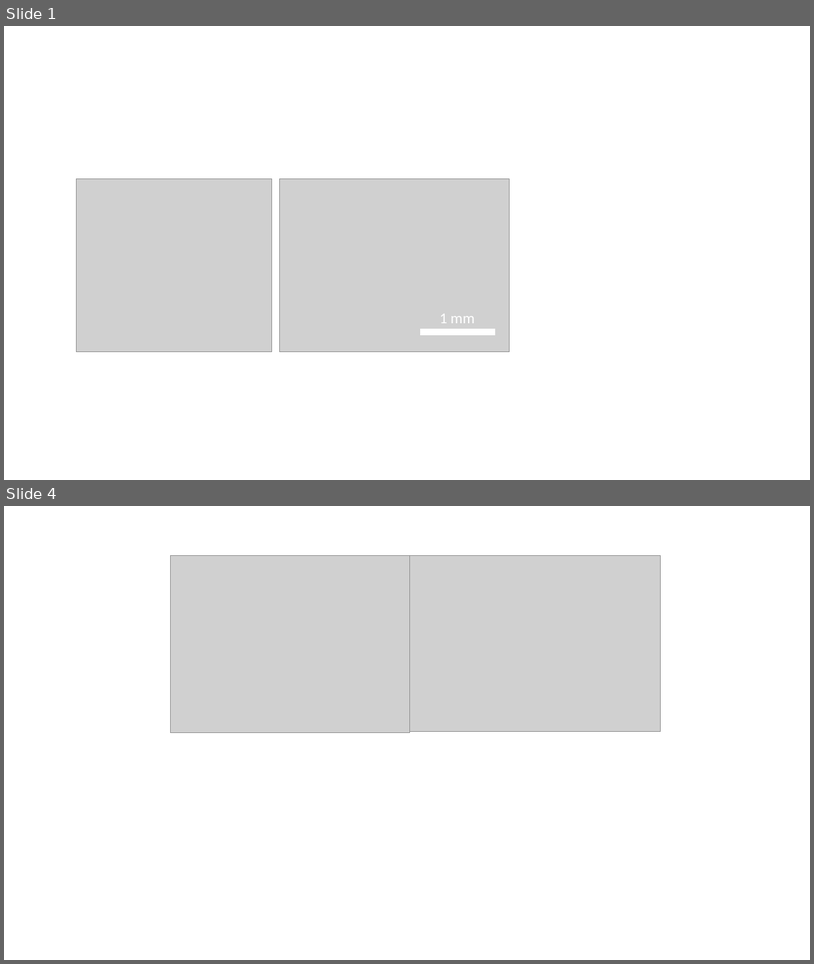
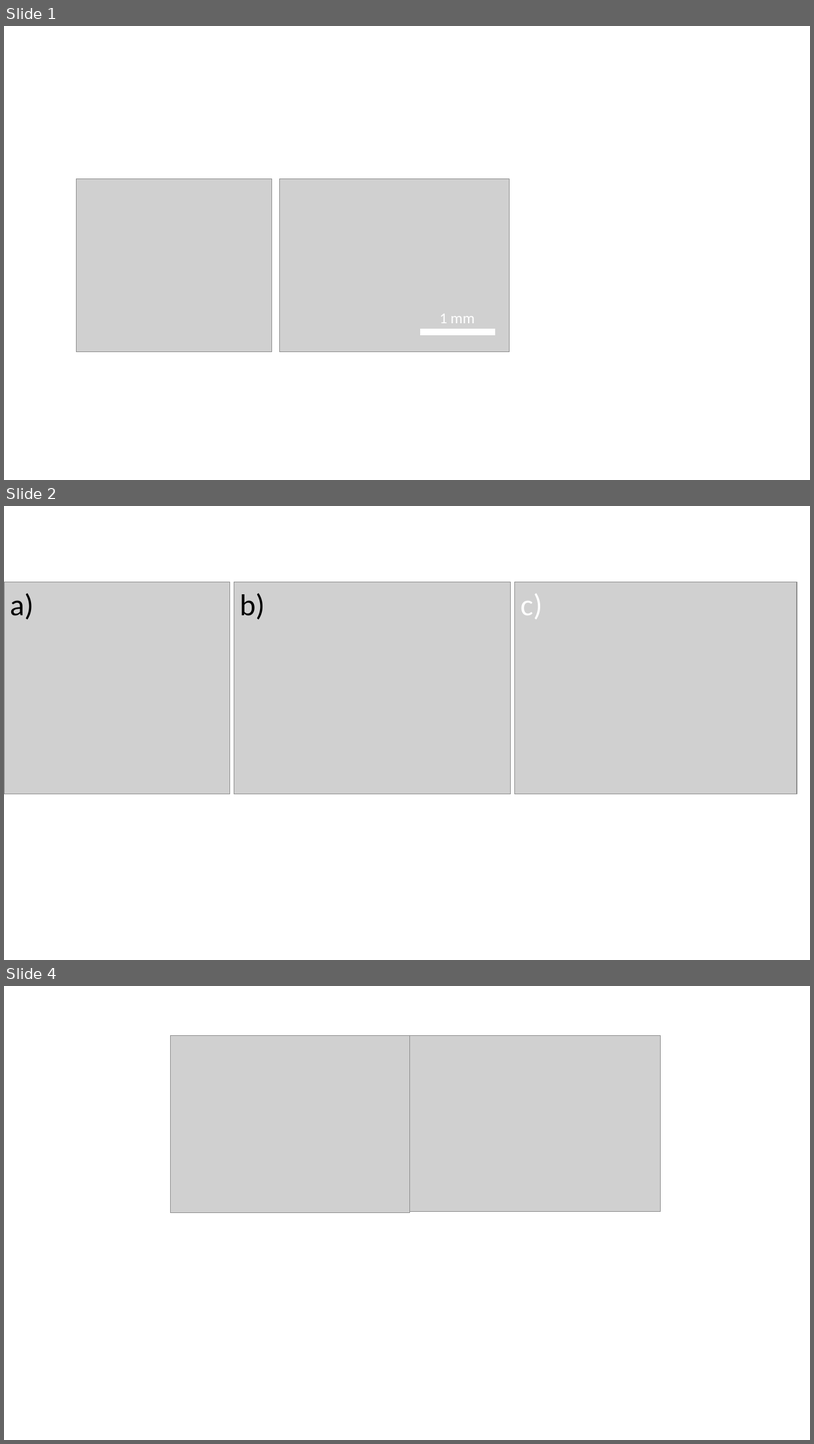
Before and after one commit to remimetzdorff/agregation, a slide deck: MEPD/figures/resizer.pptx. Shown one above the other, each under a label of ours: slides 1 and 4 before the commit, slides 1, 2 and 4 after it; the slides between them are not shown. The pictures are 814x964 and 814x1444 pixels, drawn with LibreOffice and Linux fonts; fonts in the diff are those of the drawing; grey boxes stand for pictures. Boxes give left, top, right and bottom in pixels: in the first picture for what was removed or moved away, otherwise in the second. Text is boxed around its words. In the diff, an @@ line names an element or a change of style, - is before the commit and + after.

```diff
--- a/MEPD/figures/resizer.pptx
+++ b/MEPD/figures/resizer.pptx
@@ slide 2 added at [4, 506, 810, 960], background #FFFFFF @@
@@ picture added at [4, 582, 230, 794] @@
@@ text added at [10, 593, 33, 619], 36 pt, text #000000 @@
+a)
@@ picture added at [234, 582, 510, 794] @@
@@ text added at [240, 593, 265, 619], 36 pt, text #000000 @@
+b)
@@ picture added at [515, 582, 798, 794] @@
@@ text added at [521, 594, 543, 619], 36 pt, text #FFFFFF @@
+c)
```
Also in this commit, not shown: 1 other slide added, 1 slide removed, 23 other files.
